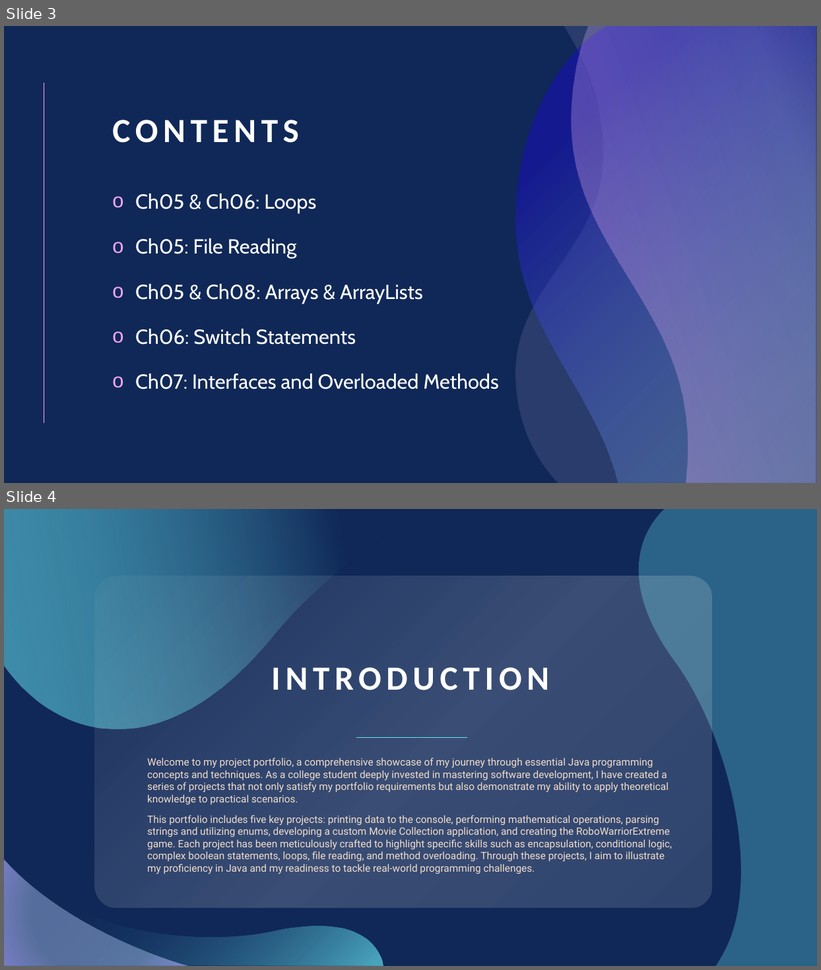
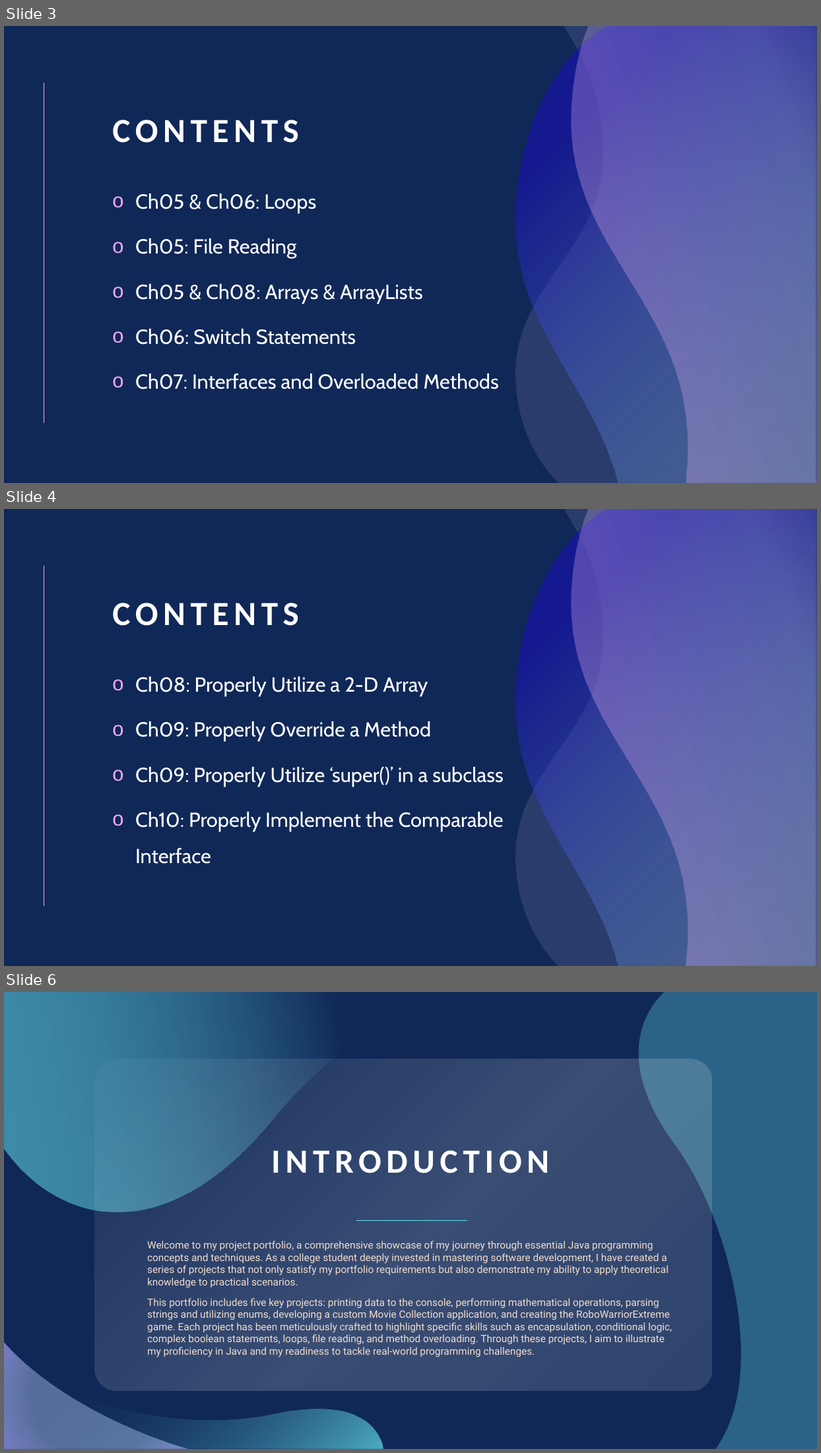
Before and after one commit to Ploppa-Smurph/ctec151_java, a slide deck: portfolio_midterm/151portfolio_midterm.pptx. Shown one above the other, each under a label of ours: slides 3 and 4 before the commit, slides 3, 4 and 6 after it; the slides between them are not shown. The pictures are 821x970 and 821x1453 pixels, drawn with LibreOffice and Linux fonts; fonts in the diff are those of the drawing. Boxes give left, top, right and bottom in pixels: in the first picture for what was removed or moved away, otherwise in the second. Text is boxed around its words. In the diff, an @@ line names an element or a change of style, - is before the commit and + after.

```diff
--- a/portfolio_midterm/151portfolio_midterm.pptx
+++ b/portfolio_midterm/151portfolio_midterm.pptx
@@ slide 4 added at [4,509,817,966], background #102857; not listed: 4 template elements that a slide beside it also shows @@
@@ title added at [112,603,298,626], 40 pt, text #FFFFFF, bold @@
+CONTENTS
@@ text added at [135,677,504,864], 24 pt, text #FFFFFF @@
+o Ch08: Properly Utilize a 2-D Array
+o Ch09: Properly Override a Method
+o Ch09: Properly Utilize ‘super()’ in a subclass
+o Ch10: Properly Implement the Comparable Interface
@@ what was slide 4 is now slide 6 @@
```
Also in this commit, not shown: 9 slides changed, 7 other slides added.
